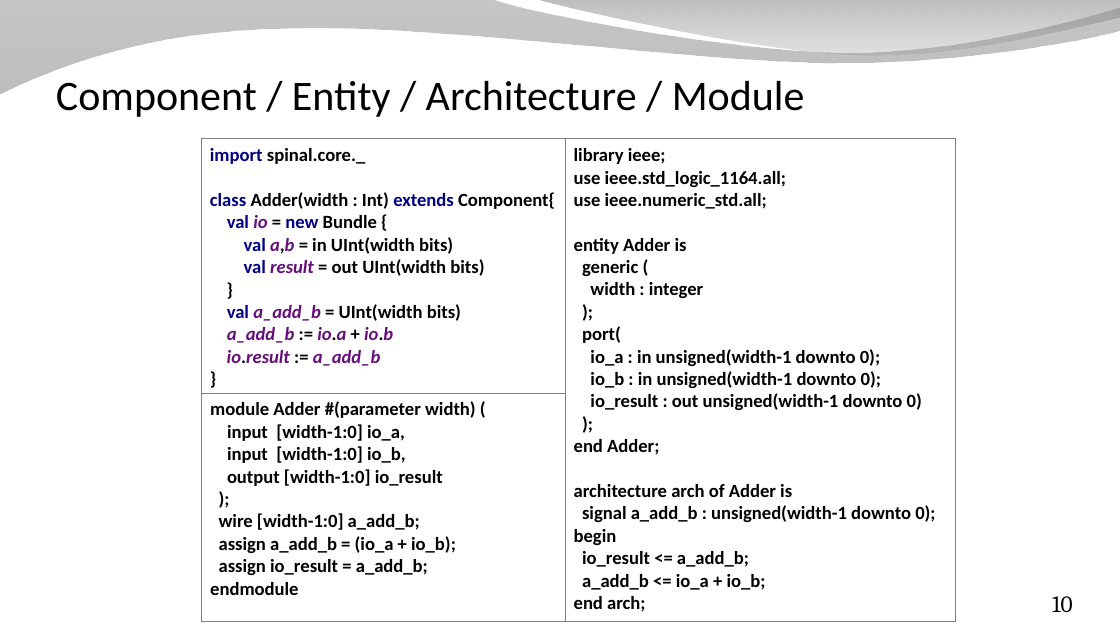
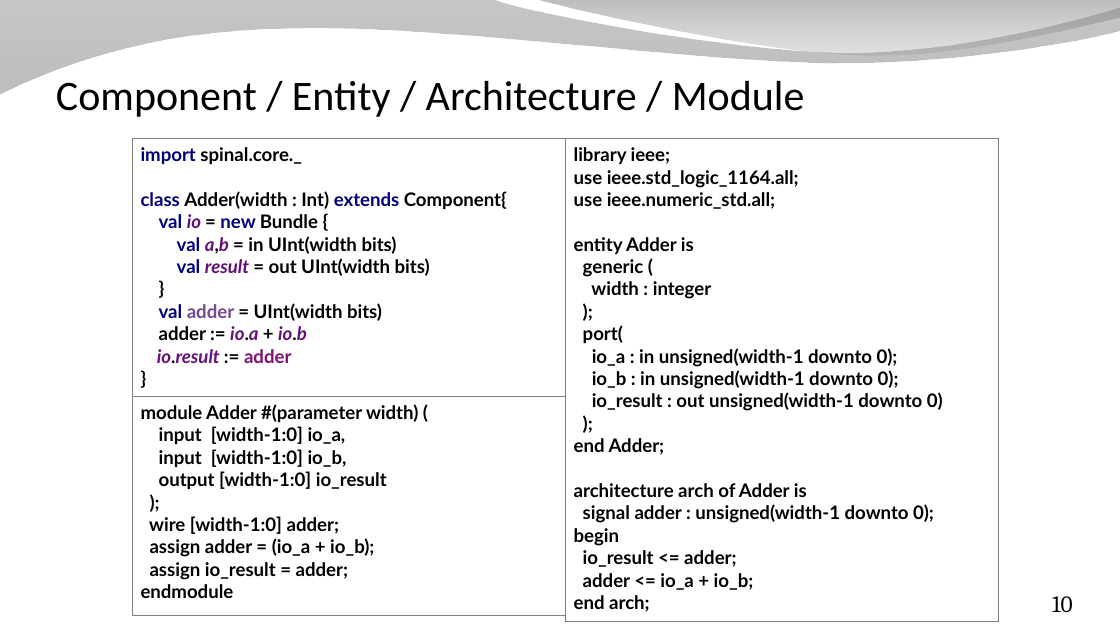
Before and after one commit to SpinalHDL/SpinalDoc, a slide deck: slide 10 of presentation/en/workshop/equivalence.odp. Drawn at 1120x630 pixels with LibreOffice and Linux fonts; fonts in the diff are those of the drawing; background and template pictures are left out. Boxes give left, top, right and bottom in pixels: in the first picture for what was removed or moved away, otherwise in the second. Text is boxed around its words. In the diff, an @@ line names an element or a change of style, - is before the commit and + after.

```diff
--- a/presentation/en/workshop/equivalence.odp
+++ b/presentation/en/workshop/equivalence.odp
@@ rectangle "import spinal.core._ class Adder(width : ..." resized from (x1=201, y1=139, x2=565, y2=393) to (x1=132, y1=139, x2=565, y2=396) @@
@@ text in rectangle at (x1=141, y1=147, x2=507, y2=363): text changed; font Calibri to Lato @@
-import spinal.core._
-class Adder(width : Int) extends Component{
-val io = new Bundle {
-val a,b = in UInt(width bits)
-val result = out UInt(width bits)
-}
-val a_add_b = UInt(width bits)
-a_add_b := io.a + io.b
-io.result := a_add_b
-}
+import spinal.core._
+class Adder(width : Int) extends Component{
+val io = new Bundle {
+val a,b = in UInt(width bits)
+val result = out UInt(width bits)
+}
+val adder = UInt(width bits)
+adder := io.a + io.b
+io.result := adder
+}
@@ rectangle "library ieee; use ieee.std_logic_1164.all; use ..." resized from (x1=565, y1=139, x2=955, y2=621) to (x1=565, y1=139, x2=998, y2=621) @@
@@ text in rectangle at (x1=574, y1=147, x2=943, y2=612): text changed; font Calibri to Lato @@
-library ieee;
-use ieee.std_logic_1164.all;
-use ieee.numeric_std.all;
-entity Adder is
-generic (
-width : integer
-);
-port(
-io_a : in unsigned(width-1 downto 0);
-io_b : in unsigned(width-1 downto 0);
-io_result : out unsigned(width-1 downto 0)
-);
-end Adder;
-architecture arch of Adder is
-signal a_add_b : unsigned(width-1 downto 0);
-begin
-io_result <= a_add_b;
-a_add_b <= io_a + io_b;
-end arch;
+library ieee;
+use ieee.std_logic_1164.all;
+use ieee.numeric_std.all;
+entity Adder is
+generic (
+width : integer
+);
+port(
+io_a : in unsigned(width-1 downto 0);
+io_b : in unsigned(width-1 downto 0);
+io_result : out unsigned(width-1 downto 0)
+);
+end Adder;
+architecture arch of Adder is
+signal adder : unsigned(width-1 downto 0);
+begin
+io_result <= adder;
+adder <= io_a + io_b;
+end arch;
@@ rectangle "module Adder #(parameter width) ( ..." resized from (x1=201, y1=393, x2=565, y2=621) to (x1=132, y1=396, x2=565, y2=615) @@
@@ text in rectangle at (x1=141, y1=404, x2=418, y2=598): text changed; font Calibri to Lato @@
-module Adder #(parameter width) (
-input [width-1:0] io_a,
-input [width-1:0] io_b,
-output [width-1:0] io_result
-);
-wire [width-1:0] a_add_b;
-assign a_add_b = (io_a + io_b);
-assign io_result = a_add_b;
-endmodule
+module Adder #(parameter width) (
+input [width-1:0] io_a,
+input [width-1:0] io_b,
+output [width-1:0] io_result
+);
+wire [width-1:0] adder;
+assign adder = (io_a + io_b);
+assign io_result = adder;
+endmodule
```
Also in this commit, not shown: 9 other slides changed, 11 other files.
